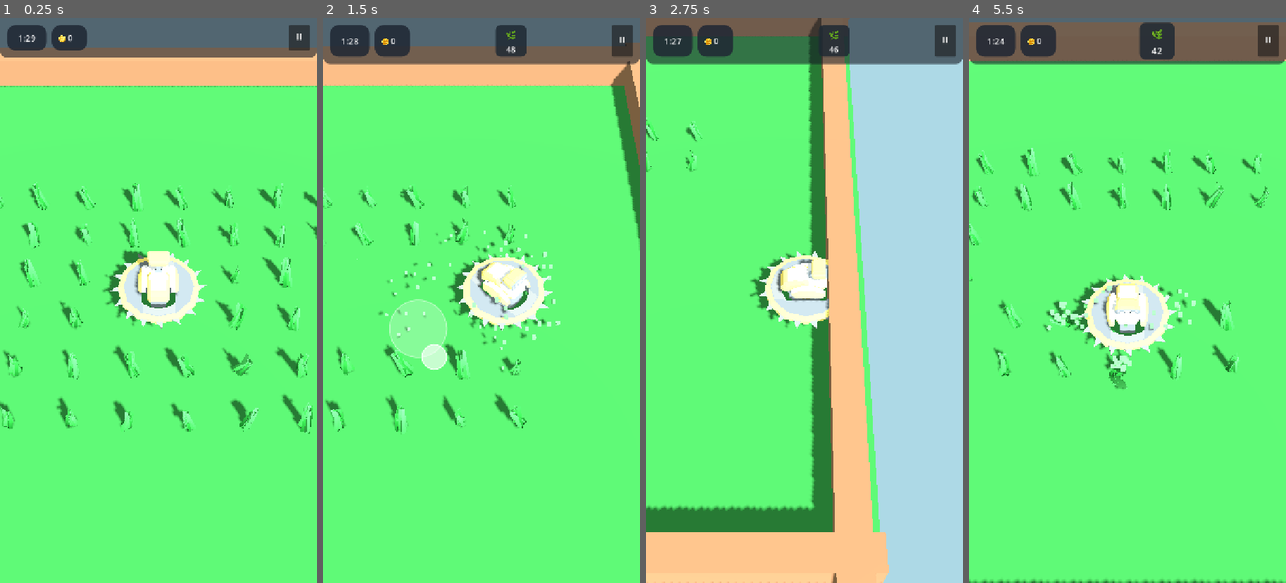
Above: before the commit, frames 1-4 (left to right).
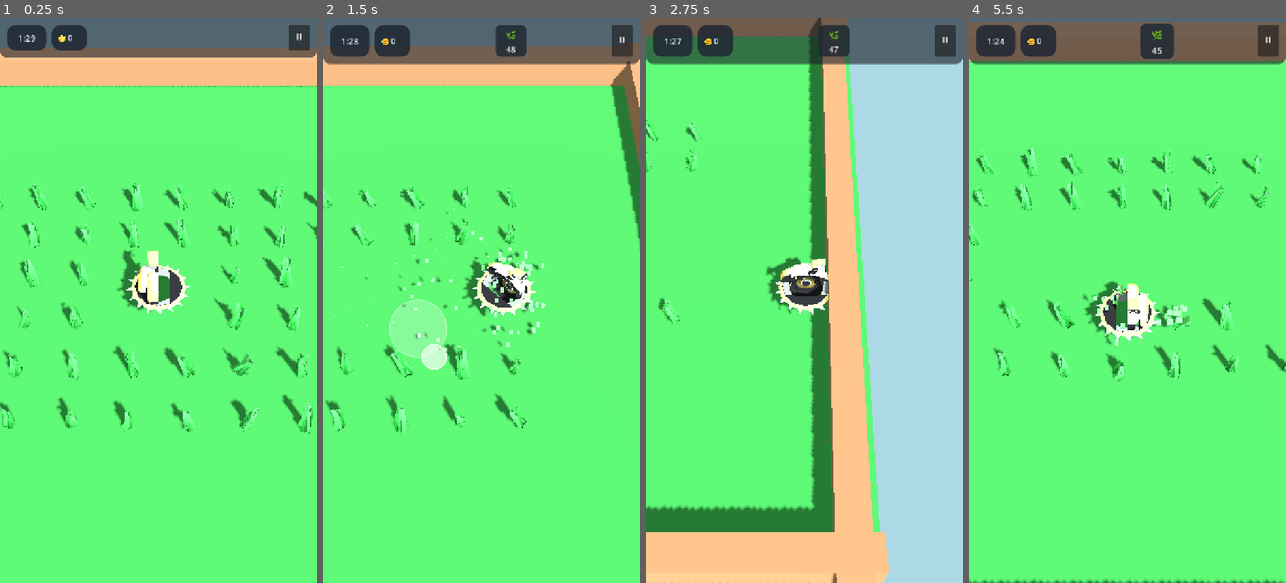
Above: after the commit, the same moments.

Repository: rogerbif/grass-cut-bot
Game: Godot game, scene res://scenes/main.tscn
Two runs of this game, one before a commit and one after it. Both use one fixed random seed, a clock stepped at 60 frames per second and the inputs below.
Inputs (mouse positions are in pixels of both pictures, inside the frame that each line leads up to):
- Up to frame 1 (0.25 s): no input
- Up to frame 2 (1.5 s): move the mouse to (551, 272) at 0.52 s; hold Right (ui_right) 0.53-1.25 s; click (551, 272) at 0.67 s; drag from (418, 328) to (465, 413) at 1.27 s
- Up to frame 3 (2.75 s): move the mouse to (836, 176) at 2.02 s; hold Right (ui_right) from 2.03 s (still down); click (836, 176) at 2.17 s
- Up to frame 4 (5.5 s): release Right (ui_right) at 2.75 s; drag from (1111, 413) to (1032, 215) at 2.77 s; move the mouse to (1222, 385) at 3.52 s; hold Left (ui_left) 3.53-4.25 s; click (1222, 385) at 3.67 s; drag from (1032, 215) to (1079, 159) at 4.27 s; move the mouse to (1143, 300) at 5.02 s; hold Down (ui_down) from 5.03 s (still down); click (1143, 300) at 5.17 s

The runs differ from the first frame. In frame 1, 2.6% of the frame differs, in the area x 18-77%, y 35-64%; in frame 2, 3.6%; in frame 3, 2.4%; in frame 4, 4.1%, in the area x 23-100%, y 0-66%.

Commit message:
fix(cutter): escurecimento do preto da borracha e calibracao da escala da lamina [v0.3.3]

Diff:
--- a/project.godot
+++ b/project.godot
@@ -11,7 +11,7 @@
 [application]
 
 config/name="Grass Cut Bot"
-config/version="0.3.2"
+config/version="0.3.3"
 run/main_scene="res://scenes/main.tscn"
 config/features=PackedStringArray("4.7", "Mobile")
 config/icon="res://icon.svg"
@@ -34,7 +34,6 @@
 [input_devices]
 
 pointing/emulate_touch_from_mouse=true
-pointing/emulate_mouse_from_touch=true
 
 [layer_names]
 
--- a/scenes/cutter/cutter.tscn
+++ b/scenes/cutter/cutter.tscn
@@ -9,7 +9,7 @@
 
 [sub_resource type="CylinderShape3D" id="CylinderShape3D_f1mop"]
 height = 0.4
-radius = 0.98
+radius = 0.65
 
 [sub_resource type="StandardMaterial3D" id="StandardMaterial3D_djd10"]
 albedo_color = Color(1, 0.85, 0.25, 1)
--- a/scripts/core/upgrade_manager.gd
+++ b/scripts/core/upgrade_manager.gd
@@ -63,8 +63,8 @@
 
 # Getters para valores no gameplay
 func get_blade_radius() -> float:
-	# Raio base de 0.98m (1.5x maior) + 0.18m a cada upgrade
-	return 0.98 + (radius_level - 1) * 0.18
+	# Raio base de 0.65m + 0.12m a cada upgrade
+	return 0.65 + (radius_level - 1) * 0.12
 
 func get_cutter_speed() -> float:
 	# Velocidade base de 6.5m/s + 0.75m/s por nível
--- a/scripts/cutter/cutter.gd
+++ b/scripts/cutter/cutter.gd
@@ -45,7 +45,7 @@
 const FLOWER_MAT: ShaderMaterial = preload("res://shaders/interactive_flower_material.tres")
 
 func _update_shader_globals() -> void:
-	var blade_radius: float = 0.98
+	var blade_radius: float = 0.65
 	if UpgradeManager != null:
 		blade_radius = UpgradeManager.get_blade_radius()
 	var interact_radius: float = blade_radius + 0.95
@@ -75,8 +75,8 @@
 	elif blade_shape.shape is SphereShape3D:
 		blade_shape.shape.radius = radius
 
-	# Escala da malha visual da serra para refletir o upgrade de raio (base 0.98m)
-	var visual_scale: float = radius / 0.98
+	# Escala da malha visual da serra para refletir o upgrade de raio (base 0.65m)
+	var visual_scale: float = radius / 0.65
 	if blade_spinner:
 		blade_spinner.scale = Vector3(visual_scale, 1.0, visual_scale)
 
Binary file changed: assets/models/grass_bot.glb
Not shown, changed: docs/01_visao_geral_e_gdd/DIRECAO_DE_ARTE_E_VISUAL.md
Not shown, changed: docs/02_entidades_e_mecanicas/SISTEMA_DO_CORTADOR.md
Not shown, changed: docs/04_sistemas_e_gameplay/ECONOMIA_E_OFICINA.md
Not shown, added: docs/historico_melhorias/010_ajuste_preto_borracha_e_retorno_escala_lamina.md
Not shown, changed: docs/historico_melhorias/INDICE_MELHORIAS.md
